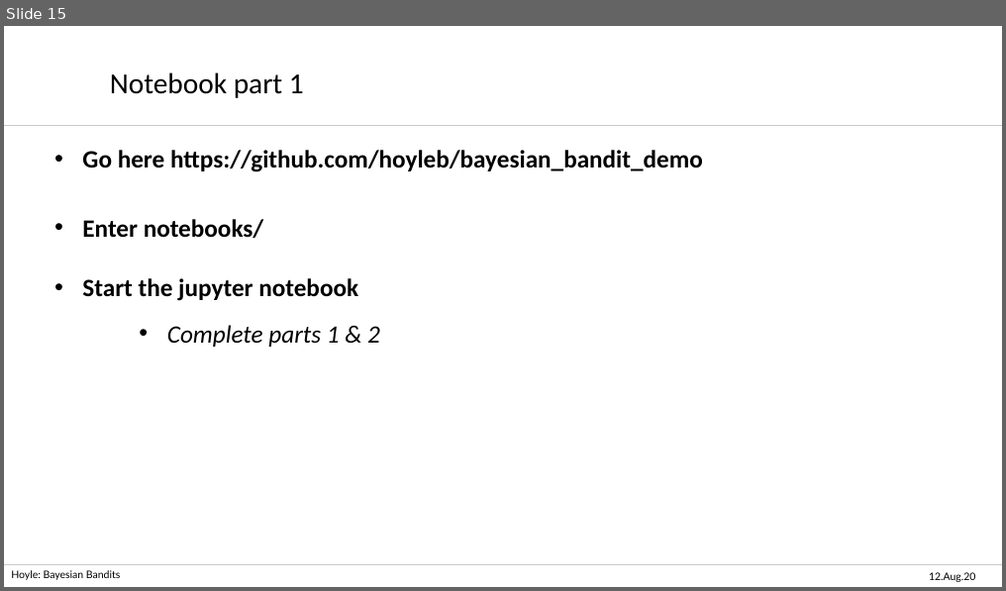
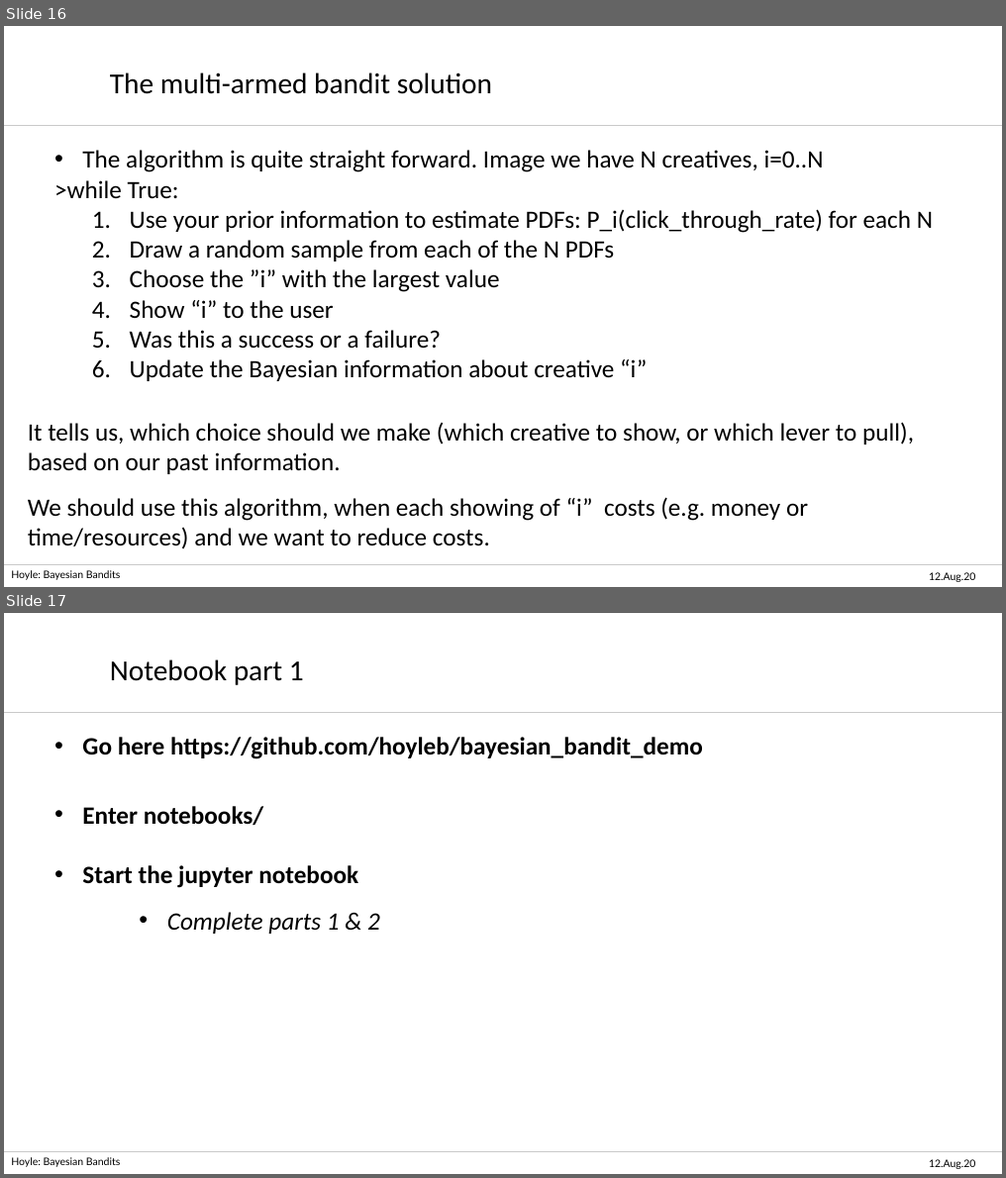
Before and after one commit to hoyleb/bayesian_bandit_demo, a slide deck: talk/Bayesian_Bandit_Ben_Hoyle.pptx. Shown one above the other, each under a label of ours: slide 15 before the commit, slides 16 and 17 after it. The pictures are 1006x591 and 1006x1178 pixels, drawn with LibreOffice and Linux fonts; fonts in the diff are those of the drawing; background and template pictures are left out. Boxes give left, top, right and bottom in pixels: in the first picture for what was removed or moved away, otherwise in the second. Text is boxed around its words. In the diff, an @@ line names an element or a change of style, - is before the commit and + after.

```diff
--- a/talk/Bayesian_Bandit_Ben_Hoyle.pptx
+++ b/talk/Bayesian_Bandit_Ben_Hoyle.pptx
@@ slide 16 added at (4, 26, 1002, 587), background #FFFFFF @@
@@ text added at (110, 73, 492, 94), 28 pt, text #000000 @@
+The multi-armed bandit solution
@@ line added from (4, 126) to (1002, 126), #C9C9C9 1 pt @@
@@ text added at (54, 150, 933, 381), 24 pt, text #000000 @@
+• The algorithm is quite straight forward. Image we have N creatives, i=0..N
+>while True:
+  1. Use your prior information to estimate PDFs: P_i(click_through_rate) for each N
+  2. Draw a random sample from each of the N PDFs
+  3. Choose the ”i” with the largest value
+  4. Show “i” to the user
+  5. Was this a success or a failure?
+  6. Update the Bayesian information about creative “i”
@@ text added at (28, 422, 914, 474), 24 pt, text #000000 @@
+It tells us, which choice should we make (which creative to show, or which lever to pull), based on our past information.
@@ text added at (28, 497, 808, 550), 24 pt, text #000000 @@
+We should use this algorithm, when each showing of “i” costs (e.g. money or time/resources) and we want to reduce costs.
@@ line added from (1002, 565) to (4, 565), #C9C9C9 1 pt @@
@@ text added at (11, 570, 120, 580), 10 pt, text #000000 @@
+Hoyle: Bayesian Bandits
@@ text added at (929, 572, 975, 582), 10 pt, text #000000 @@
+12.Aug.20
@@ what was slide 15 is now slide 17 @@
```
Also in this commit, not shown: 10 slides changed, 2 other slides added, 1 other file.
